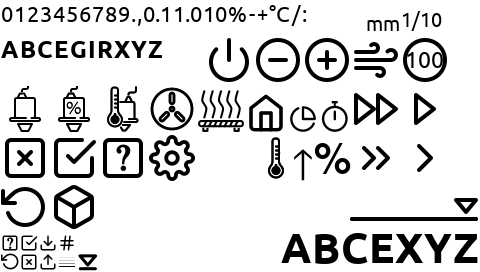
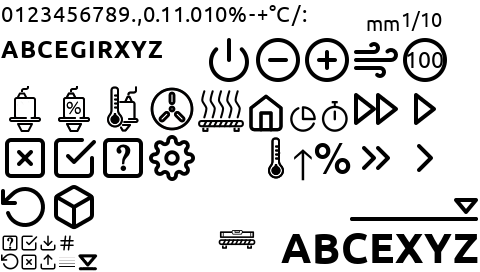
Before/after of a 480x272 layered artwork. What changed in the layer stack:
added group "121-icon-printer-icon-sync-z" with 2 layers above "Layer" over [218, 230, 256, 249]
added layer "auto-bed-leveling.svg" in group "121-icon-printer-icon-sync-z" over [218, 230, 256, 249]
added layer "auto-bed-leveling.svg copy" in group "121-icon-printer-icon-sync-z" over [218, 230, 256, 249]
